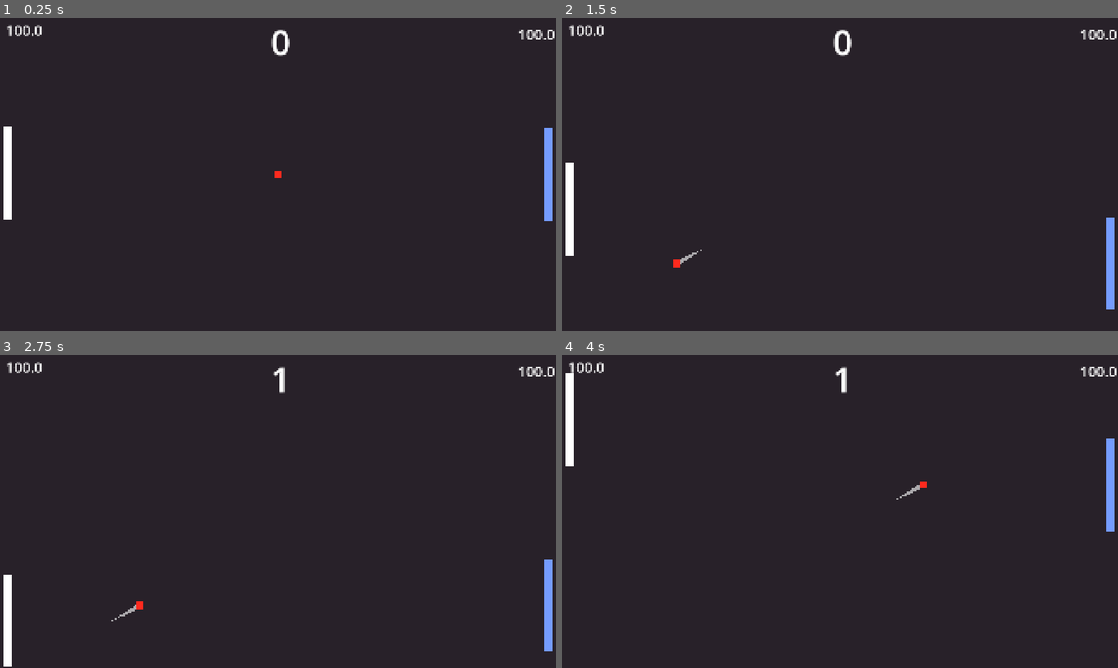
Above: before the commit, frames 1-4 (two rows, left to right).
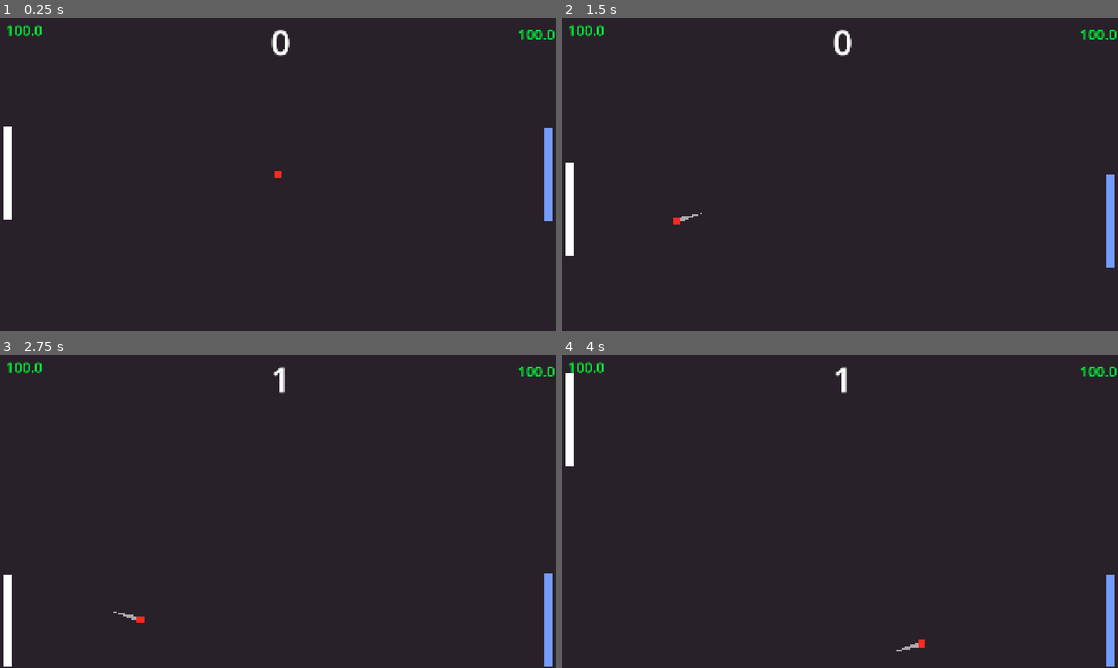
Above: after the commit, the same moments.

Repository: Vedomom/hyper-pong
Game: Godot game, scene res://Scenes/Court.tscn
The game is run twice, just before and just after one commit, with the same random seed, the same clock (stepped at 60 frames per second) and the same inputs. The project has no main scene, so this scene is started directly.
Inputs:
- Up to frame 1 (0.25 s): no input
- Up to frame 2 (1.5 s): tap Enter at 0.5 s; hold D (Right) 0.53-1.28 s; hold Space (Hit) 0.53-1.28 s; hold S (Down) from 1.28 s (still down); tap Space (Hit) at 1.35 s
- Up to frame 3 (2.75 s): release S (Down) at 2.03 s; hold D (Right) from 2.03 s (still down); hold Space (Hit) from 2.03 s (still down); tap Shift (Roll) at 2.1 s
- Up to frame 4 (4 s): release D (Right) at 2.78 s; release Space (Hit) at 2.78 s; hold W (Up) 2.78-3.53 s; tap Space (Hit) at 2.85 s; hold A (Left) from 3.53 s (still down); hold Space (Hit) from 3.53 s (still down)

The runs differ from the first frame. In frame 1, 0.2% of the frame differs, in the area x 1-100%, y 2-7%; in frame 2, 0.8%; in frame 3, 0.5%; in frame 4, 1.3%, in the area x 1-100%, y 2-100%.

Commit message:
fixed restart bug

Diff:
--- a/Scripts/CPUMovement.gd
+++ b/Scripts/CPUMovement.gd
@@ -10,6 +10,7 @@
 var step_size : float
 var win_height : float
 var paddle_height : float
+var is_dead : bool = false
 
 func _ready() -> void:
 	win_height = get_viewport_rect().size.y
@@ -30,8 +31,12 @@
 	if health <= 0.0 :
 		death()
 
-	if health < 30:
+	if health < 60:
+		health_lable.label_settings.font_color = Color(1, 1, 0.22, 1)
+	elif health < 30:
 		health_lable.label_settings.font_color = Color(1, 0, 0, 1)
+	else:
+		health_lable.label_settings.font_color = Color(0, 1, 0.22, 1)
 
 	position.y -= step_size
 
@@ -42,3 +47,4 @@
 
 func death():
 	ball.score_lable.text = "You Win"
+	is_dead = true
--- a/Scripts/ballLogic.gd
+++ b/Scripts/ballLogic.gd
@@ -50,7 +50,7 @@
 			direction.x = -1
 
 
-		if coll_info.get_collider().name == "WallLeft" or coll_info.get_collider().name == "WallRight" or (coll_info.get_collider().name == "CPU" and !velocity and !is_reset):
+		if coll_info.get_collider().name == "WallLeft" or coll_info.get_collider().name == "WallRight" or (!velocity and !is_reset):
 			trail.clear_points()
 			position = Vector2(960, 540)
 
@@ -59,15 +59,22 @@
 			else :
 				deduct_health(cpu)
 
-			speed = 0
 			score_count = 0
 			score_lable.text = str(score_count)
-			direction = Vector2(-1, randf())
+			speed = 0
 			is_reset = true
 
 
 	if Input.is_action_pressed("Hit") and is_reset:
 		speed = initial_speed
+		score_count = 0
+		score_lable.text = str(score_count)
+		direction = Vector2(-1, randf())
+		if cpu.is_dead or player.is_dead:
+			cpu.health = 100
+			player.health = 100
+			player.is_dead = false
+			cpu.is_dead = false
 		is_reset = false
 
 
--- a/Scripts/playerMovement.gd
+++ b/Scripts/playerMovement.gd
@@ -14,6 +14,7 @@
 var lunge_direction : float
 var is_dashing = false
 var cooldown_timer:= 0.0
+var is_dead : bool = false
 
 func _physics_process(delta: float) -> void:
 
@@ -45,8 +46,12 @@
 	if health <= 0.0 :
 		death()
 
-	if health < 30:
+	if health < 60:
+		health_lable.label_settings.font_color = Color(1, 1, 0.22, 1)
+	elif health < 30:
 		health_lable.label_settings.font_color = Color(1, 0, 0, 1)
+	else:
+		health_lable.label_settings.font_color = Color(0, 1, 0.22, 1)
 
 	velocity.x = 0.0
 	position.x = clampf(position.x, 25, 25)
@@ -58,3 +63,4 @@
 
 func death():
 	score_lable.text = "You died"
+	is_dead = true
